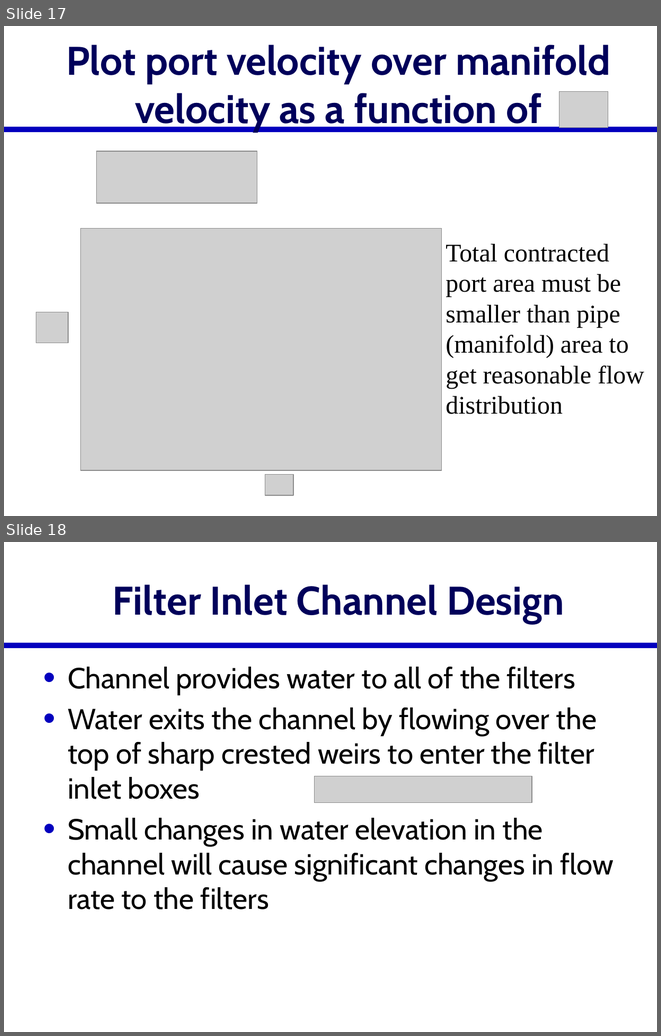
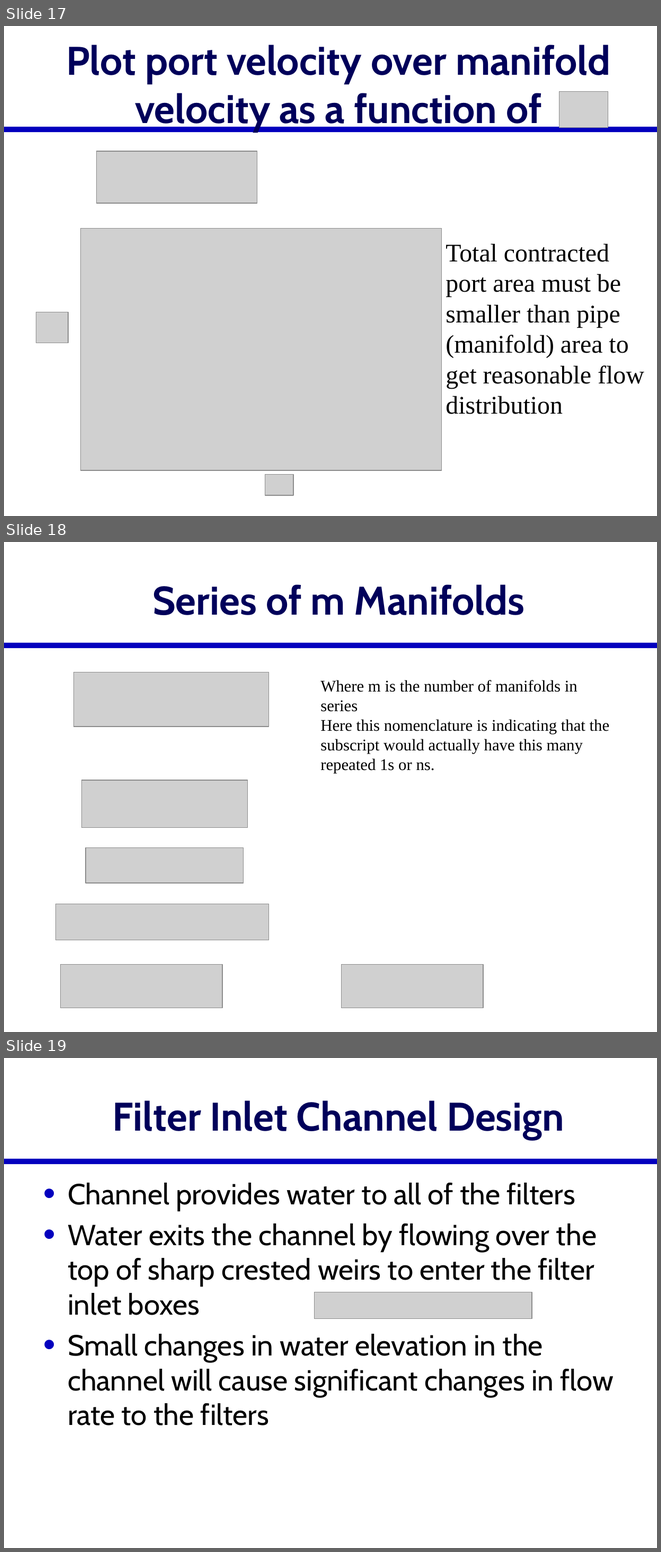
Before and after one commit to monroews/CEE4520Lectures, a slide deck: Manifolds.pptx. Shown one above the other, each under a label of ours: slides 17 and 18 before the commit, slides 17, 18 and 19 after it. The pictures are 661x1036 and 661x1552 pixels, drawn with LibreOffice and Linux fonts; fonts in the diff are those of the drawing; grey boxes stand for pictures. Boxes give left, top, right and bottom in pixels: in the first picture for what was removed or moved away, otherwise in the second. Text is boxed around its words. In the diff, an @@ line names an element or a change of style, - is before the commit and + after.

Commit message:
manifold of manifolds

```diff
--- a/Manifolds.pptx
+++ b/Manifolds.pptx
@@ slide 18 added at bbox=[4, 542, 657, 1032], background #FFFFFF; not listed: 1 template element that a slide beside it also shows @@
@@ title added at bbox=[152, 584, 524, 615], 44 pt, text #00005A, bold @@
+Series of m Manifolds
@@ picture added at bbox=[74, 672, 269, 727] @@
@@ text added at bbox=[320, 680, 610, 773], 18 pt, text #000000 @@
+Where m is the number of manifolds in series
+Here this nomenclature is indicating that the subscript would actually have this many repeated 1s or ns.
@@ picture added at bbox=[82, 779, 248, 827] @@
@@ picture added at bbox=[86, 848, 244, 883] @@
@@ picture added at bbox=[55, 904, 268, 940] @@
@@ picture added at bbox=[61, 964, 223, 1007] @@
@@ picture added at bbox=[341, 964, 483, 1007] @@
@@ what was slide 18 is now slide 19 @@
```
